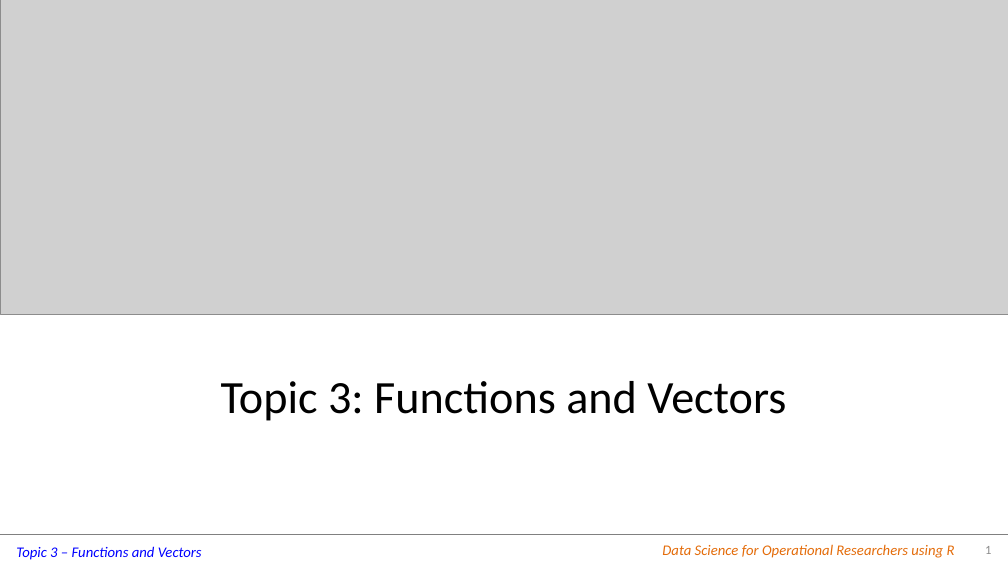
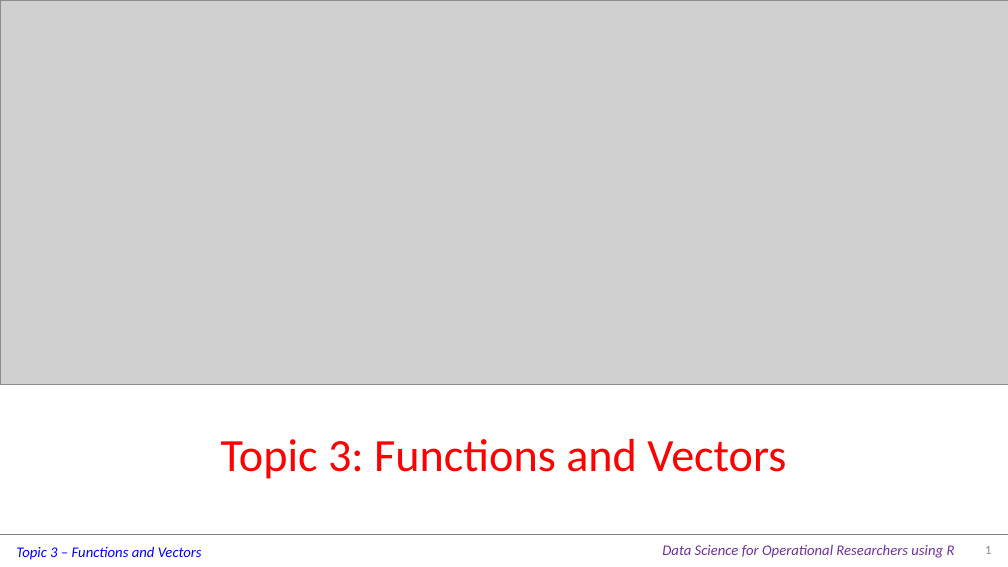
Before and after one commit to JimDuggan/tidyverse, a slide deck: slide 1 of slides/03 Functions and Vectors/ppt/03 Functions and Vectors.pptx. Drawn at 1008x567 pixels with LibreOffice and Linux fonts; fonts in the diff are those of the drawing; grey boxes stand for pictures. Boxes give left, top, right and bottom in pixels: in the first picture for what was removed or moved away, otherwise in the second. Text is boxed around its words. In the diff, an @@ line names an element or a change of style, - is before the commit and + after.

Commit message:
Updating slides

```diff
--- a/slides/03 Functions and Vectors/ppt/03 Functions and Vectors.pptx
+++ b/slides/03 Functions and Vectors/ppt/03 Functions and Vectors.pptx
@@ picture: place and size @@
-picture at (0,0,1008,315)
+picture at (0,0,1008,384)
@@ title "Topic 3: Functions and Vectors": place and size @@
-title "Topic 3: Functions and Vectors" at (221,381,786,421)
+title "Topic 3: Functions and Vectors" at (221,439,786,479)
@@ title "Topic 3: Functions and Vectors" at (221,439,786,479): text colour #000000 to #FF0000 @@
@@ text "Data Science for Operational Researchers ..." at (662,545,955,558): text colour #E46C0A to #7030A0 @@
```
Also in this commit, not shown: 48 other slides changed, 7 other files.
